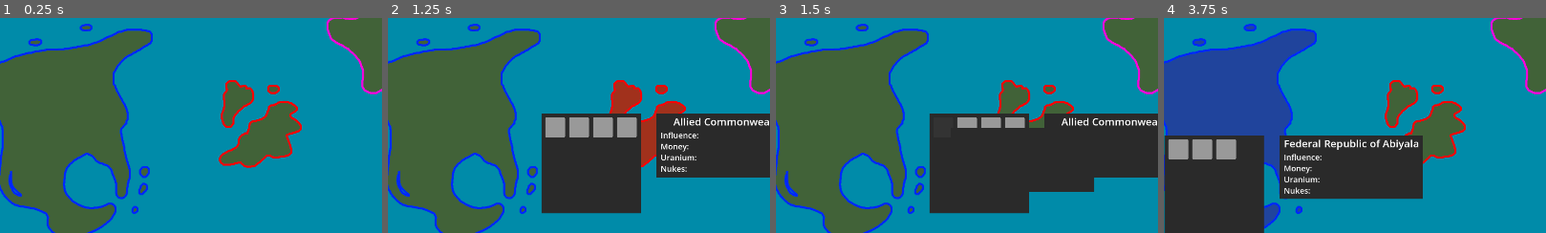
Above: before the commit, frames 1-4 (left to right).
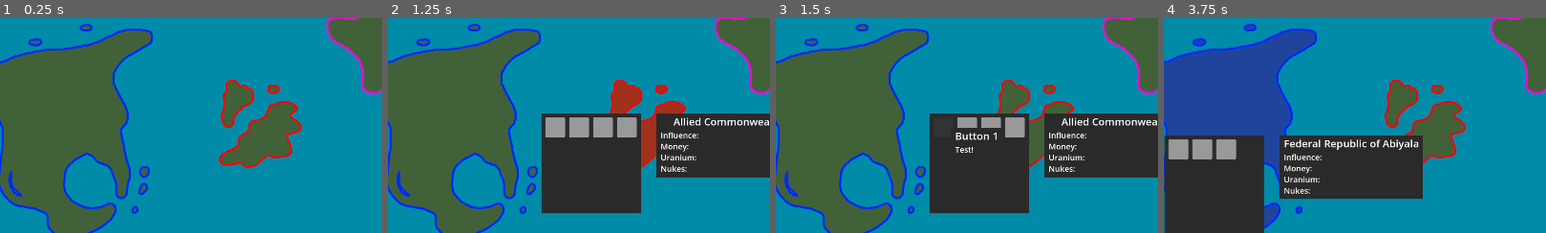
Above: after the commit, the same moments.

Repository: Stev51/gmtk-jam-2026
Game: Godot game, scene res://scenes/main.tscn
Two runs of this game, one before a commit and one after it. Both use one fixed random seed, a clock stepped at 60 frames per second and the inputs below.
Inputs (mouse positions are % of the whole screen's width and height, from its top left):
- Up to frame 1 (0.25 s): no input
- Up to frame 2 (1.25 s): tap Enter at 0.5 s; hold 1 (x1_speed) from 0.53 s (still down); click (50, 50) at 0.67 s
- Up to frame 3 (1.5 s): release 1 (x1_speed) at 1.25 s; click (38, 53) at 1.27 s
- Up to frame 4 (3.75 s): click (38, 53) at 2.02 s; click (38, 53) at 2.77 s; tap Space (pause) at 3.5 s; move the mouse to (30, 55) at 3.52 s; tap 2 (x2_speed) at 3.6 s; click (30, 55) at 3.67 s
The pictures show only the part of the screen within x 16-66%, y 28-78%; the shares and areas given below are measured in that part.

Frames 1-2 are identical in both runs. In frame 3, 3.1% of the frame differs, in the area x 47-84%, y 51-81%; in frame 4, nothing differs.

Commit message:
Menu hover text finished yay

Diff:
--- a/scenes/country_click_box.tscn
+++ b/scenes/country_click_box.tscn
@@ -37,17 +37,26 @@
 
 [node name="MenuButton" parent="ForeignInteractionContainer" unique_id=1409302024 instance=ExtResource("2_otq85")]
 layout_mode = 2
+title = "Button 1"
+description = "Test!"
 
 [node name="MenuButton2" parent="ForeignInteractionContainer" unique_id=1577535331 instance=ExtResource("2_otq85")]
 layout_mode = 2
+title = "Button 2"
+description = "Test!!"
 
 [node name="MenuButton3" parent="ForeignInteractionContainer" unique_id=348489687 instance=ExtResource("2_otq85")]
 layout_mode = 2
+title = "Button 3"
+description = "Test!!!"
 
 [node name="MenuButton4" parent="ForeignInteractionContainer" unique_id=1276191837 instance=ExtResource("2_otq85")]
 layout_mode = 2
+title = "Button 4"
+description = "Test!!!!"
 
 [node name="DomesticInteractionContainer" type="GridContainer" parent="." unique_id=73160943]
+visible = false
 layout_mode = 0
 offset_left = -260.0
 offset_top = 10.0
@@ -59,11 +68,17 @@
 theme_override_constants/v_separation = 60
 columns = 4
 
-[node name="MenuButton" parent="DomesticInteractionContainer" unique_id=2131231293 instance=ExtResource("2_otq85")]
+[node name="MenuButton" parent="DomesticInteractionContainer" unique_id=1988415623 instance=ExtResource("2_otq85")]
 layout_mode = 2
+title = "Button 1"
+description = "Test!"
 
-[node name="MenuButton2" parent="DomesticInteractionContainer" unique_id=487157338 instance=ExtResource("2_otq85")]
+[node name="MenuButton2" parent="DomesticInteractionContainer" unique_id=184920065 instance=ExtResource("2_otq85")]
 layout_mode = 2
+title = "Button 2"
+description = "Test!!"
 
-[node name="MenuButton3" parent="DomesticInteractionContainer" unique_id=884660579 instance=ExtResource("2_otq85")]
+[node name="MenuButton3" parent="DomesticInteractionContainer" unique_id=477577639 instance=ExtResource("2_otq85")]
 layout_mode = 2
+title = "Button 3"
+description = "Test!!!"
--- a/scenes/menu_button.tscn
+++ b/scenes/menu_button.tscn
@@ -24,7 +24,7 @@
 mouse_default_cursor_shape = 2
 script = ExtResource("1_xsssc")
 
-[node name="Sprite2D" type="Sprite2D" parent="." unique_id=557967043]
+[node name="Icon" type="Sprite2D" parent="." unique_id=557967043]
 
 [node name="Button" type="Button" parent="." unique_id=6124227]
 layout_mode = 0
--- a/scenes/menu_hover_box.tscn
+++ b/scenes/menu_hover_box.tscn
@@ -16,19 +16,32 @@
 [node name="Background" type="ColorRect" parent="." unique_id=877384666]
 layout_mode = 0
 offset_left = 20.0
-offset_right = 380.0
-offset_bottom = 160.0
+offset_right = 50.0
+offset_bottom = 80.0
 mouse_filter = 2
 color = Color(0.16470589, 0.16470589, 0.16470589, 1)
 
-[node name="TitleTextBox" type="RichTextLabel" parent="." unique_id=1424857097]
+[node name="TitleTextBox" type="RichTextLabel" parent="." unique_id=1665592307]
 layout_mode = 0
+offset_left = 30.0
 offset_right = 40.0
 offset_bottom = 40.0
 mouse_filter = 2
+theme_override_font_sizes/normal_font_size = 26
+fit_content = true
+scroll_active = false
+autowrap_mode = 0
+horizontal_alignment = 1
+vertical_alignment = 1
 
-[node name="DescriptionTextBox" type="RichTextLabel" parent="." unique_id=653899621]
+[node name="DescriptionTextBox" type="RichTextLabel" parent="." unique_id=1810740226]
 layout_mode = 0
+offset_left = 30.0
+offset_top = 40.0
 offset_right = 40.0
-offset_bottom = 40.0
+offset_bottom = 70.0
 mouse_filter = 2
+theme_override_font_sizes/normal_font_size = 20
+bbcode_enabled = true
+fit_content = true
+autowrap_mode = 0
--- a/scripts/menu_hover_box.gd
+++ b/scripts/menu_hover_box.gd
@@ -1,5 +1,6 @@
 extends Control
 
+@onready var background_node = $Background
 @onready var title_node = $TitleTextBox
 @onready var description_node = $DescriptionTextBox
 
@@ -15,15 +16,18 @@
 func hover(title: String, desc: String) -> void:
 	hovered += 1
 	set_text(title, desc)
+	set_boundaries.call_deferred()
 	show()
-	print(hovered)
 
 func unhover() -> void:
 	hovered -= 1
 	if hovered <= 0:
 		hide()
-	print(hovered)
 
 func set_text(title: String, desc: String) -> void:
 	title_node.text = title
 	description_node.text = desc
+
+func set_boundaries() -> void:
+	background_node.size.x = max(title_node.size.x, description_node.size.x) + 20
+	background_node.size.y = title_node.size.y + description_node.size.y + 10
